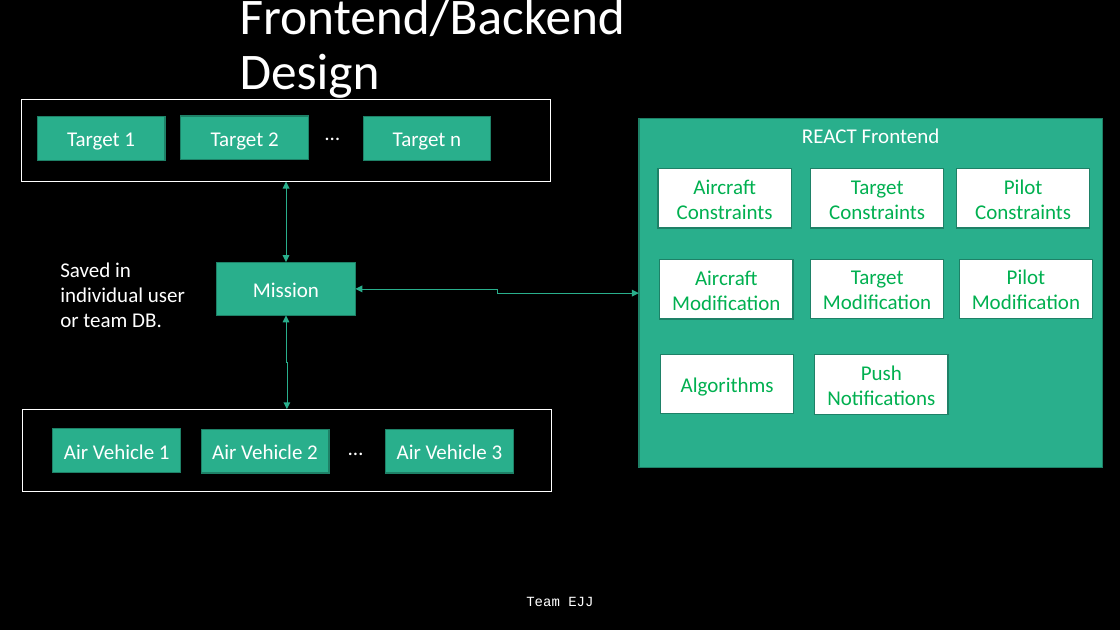
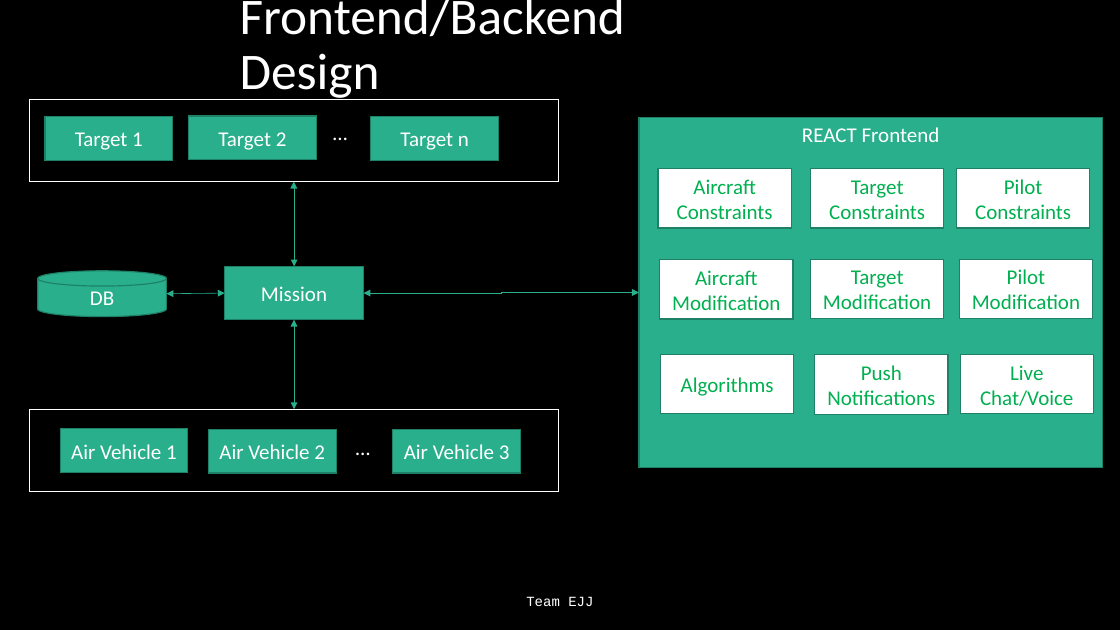
Before and after one commit to Jonathan805/RestrictedPlanning, a slide deck: slide 8 of TeamEJJ.pptx (slide 10 before the commit). Drawn at 1120x630 pixels with LibreOffice and Linux fonts; fonts in the diff are those of the drawing. Boxes give left, top, right and bottom in pixels: in the first picture for what was removed or moved away, otherwise in the second. Text is boxed around its words. In the diff, an @@ line names an element or a change of style, - is before the commit and + after.

```diff
--- a/TeamEJJ.pptx
+++ b/TeamEJJ.pptx
@@ 6 rectangles: place and size @@
-6 rectangles at (22, 100, 552, 492)
+6 rectangles at (29, 100, 559, 492)
@@ 2 rectangles, 2 texts: place and size @@
-2 rectangles, 2 texts at (37, 116, 491, 464)
+2 rectangles, 2 texts at (45, 116, 499, 464)
@@ elbow double arrow moved from (287, 181) - (287, 262) to (294, 181) - (294, 266) @@
@@ text removed at (60, 262, 185, 327) @@
-Saved in individual user or team DB.
@@ rectangle "Mission": place and size @@
-rectangle "Mission" at (217, 262, 355, 315)
+rectangle "Mission" at (225, 266, 364, 319)
@@ cylinder added at (38, 271, 166, 317), fill #29AF8C, outline #1E8168 1 pt, 18 pt, text #FFFFFF @@
+DB
@@ double arrow added from (166, 294) to (225, 293), #29AF8C 0.5 pt @@
@@ elbow double arrow moved from (355, 289) - (639, 293) to (364, 293) - (639, 292) @@
@@ elbow double arrow moved from (287, 316) - (287, 409) to (294, 320) - (294, 409) @@
@@ rectangle added at (960, 355, 1094, 414), fill #FFFFFF, outline #1E8168 1 pt, 18 pt, text #00B050 @@
+Live Chat/Voice
```
Also in this commit, not shown: 3 other slides changed, 1 slide added, 1 slide removed, 1 other file.
